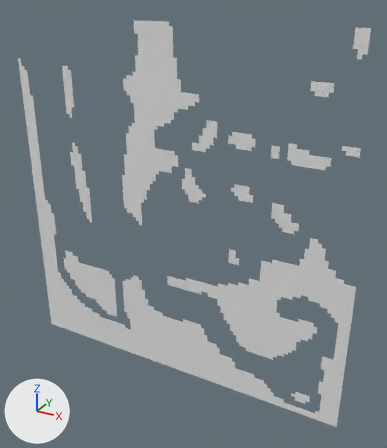
A saved change to the OBJ model Assets/Tiled2Unity/Meshes/bonus_level.obj.
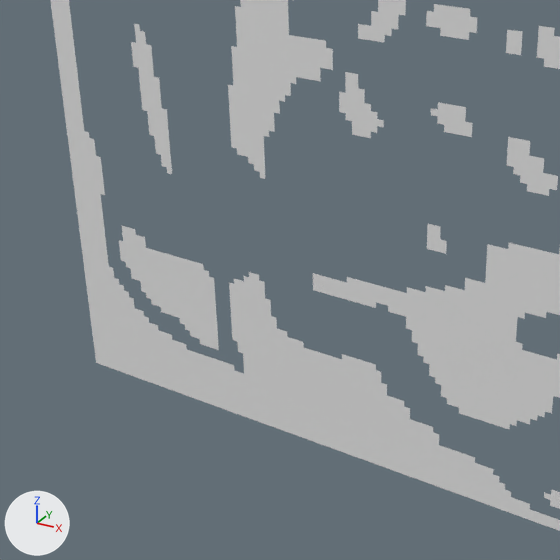
Each version is shown whole from a 50 mm camera at (6.2, -36.6, 2.3) aimed at (-14.3, 0.7, -16.4), then close up on the part from 0% to 77% of the width and 29% to 96% of the height. Lighting does not change. The marker at lower left points along +X, +Y and +Z. Where no turn or scale is listed for an object, it has been applied to the vertices.

Before the edit, the objects in view are built like this:
```python
me_bonus_level = bpy.data.meshes.new('bonus_level')
me_bonus_level.from_pydata(...)  # 4326 vertices, 3660 faces; spans x -32.0..0.0, y 0.0, z -32.0..0.0
ob_bonus_level = bpy.data.objects.new('bonus_level', me_bonus_level)
ob_bonus_level.location = (0.0, 0.0, 0.0)
```
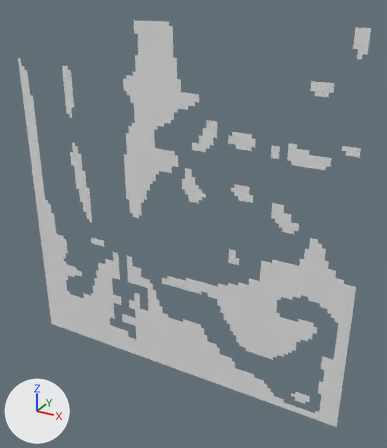
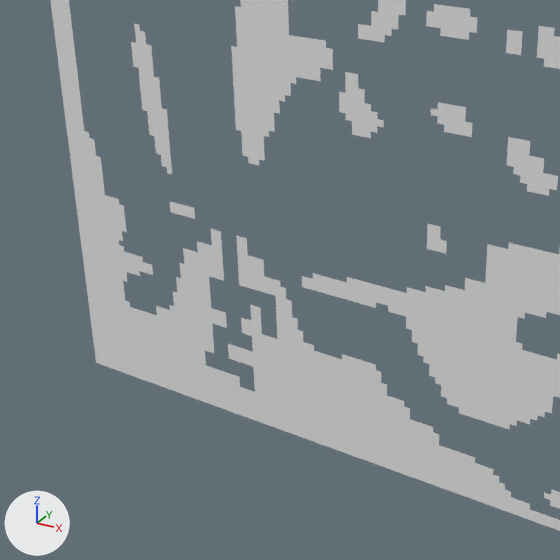
Commit message: Preparing down right corner final level

What differs and where, as boxes [x1, y1, x2, y2] in the close-ups (560 x 560 px; the box of a moved part takes in the faces that stretch with it):
part 1 of me_bonus_level, added: after [170, 202, 195, 219]
part 2 of me_bonus_level, moved or reshaped: before [122, 227, 277, 392]; after [101, 194, 314, 363]
part 3 of me_bonus_level, deleted: before [228, 85, 265, 179]

The change, as a diff of the scene's bpy script:
```diff
--- a/Assets/Tiled2Unity/Meshes/bonus_level.obj.py
+++ b/Assets/Tiled2Unity/Meshes/bonus_level.obj.py
@@ me_bonus_level @@
 # used by ob_bonus_level; location = (0.0, 0.0, 0.0)
-me_bonus_level.from_pydata(...)  # 4326 vertices, 3660 faces; spans x -32.0..0.0, y 0.0, z -32.0..0.0
+me_bonus_level.from_pydata(...)  # 4370 vertices, 3675 faces; spans x -32.0..0.0, y 0.0, z -32.0..0.0
+# me_bonus_level part 1: a new loose piece of 18 vertices spanning x -25.3..-23.7, y 0.0, z -20.5..-19.8
+# me_bonus_level part 2: 4 vertices moved from x -28.2..-19.2, y 0.0, z -28.8..-22.1 to x -28.5..-18.6, y 0.0, z -28.5..-21.8; 180 vertices removed from x -28.8..-19.2, y 0.0, z -29.8..-22.1; 227 vertices added at x -29.8..-16.6, y 0.0, z -28.5..-20.5
+# me_bonus_level part 3: 21 vertices removed from x -21.1..-19.2, y 0.0, z -17.3..-12.8
```
